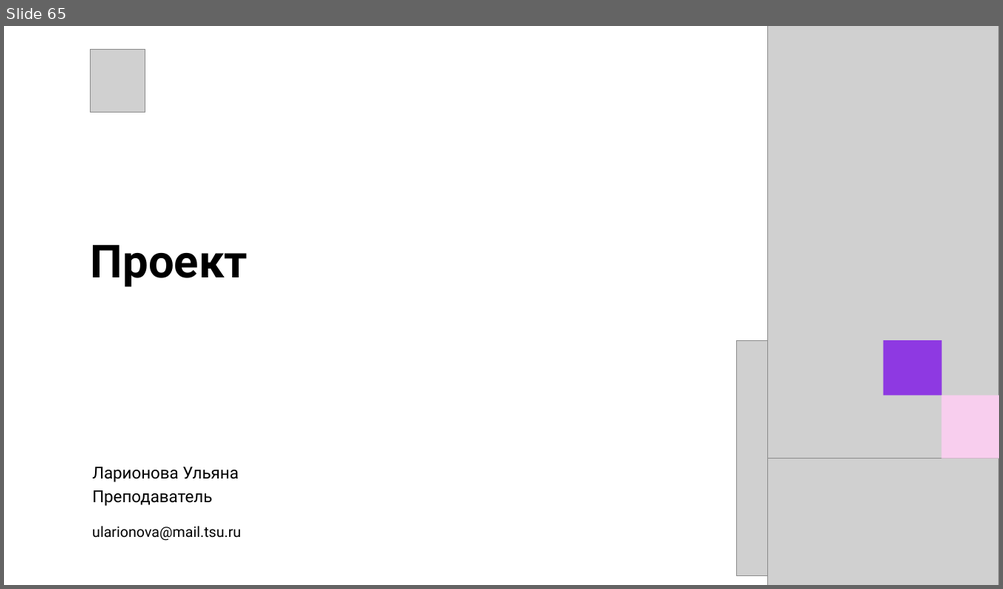
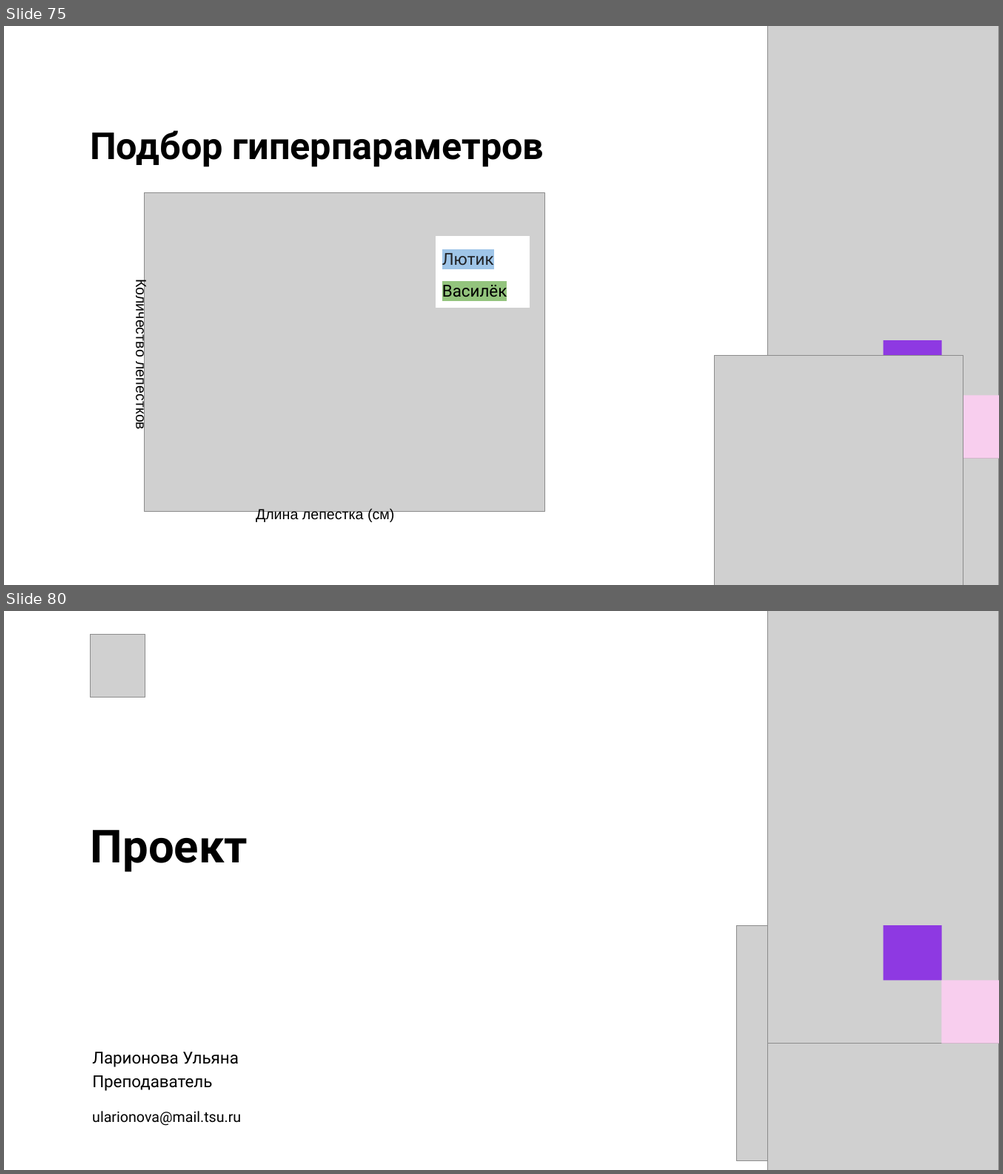
Before and after one commit to Ulatel/course_tsu_2026, a slide deck: Модуль 1. Введение в ML/1_Лекция.pptx. Shown one above the other, each under a label of ours: slide 65 before the commit, slides 75 and 80 after it; the slides between them are not shown. The pictures are 1003x589 and 1003x1174 pixels, drawn with LibreOffice and Linux fonts; fonts in the diff are those of the drawing; grey boxes stand for pictures. Boxes give left, top, right and bottom in pixels: in the first picture for what was removed or moved away, otherwise in the second. Text is boxed around its words. In the diff, an @@ line names an element or a change of style, - is before the commit and + after.

```diff
--- a/Модуль 1. Введение в ML/1_Лекция.pptx
+++ b/Модуль 1. Введение в ML/1_Лекция.pptx
@@ slide 75 added at bbox=[4, 26, 999, 585], background #FFFFFF @@
@@ text added at bbox=[90, 130, 543, 167], 36 pt, text #000000, bold @@
+Подбор гиперпараметров
@@ picture added at bbox=[145, 193, 545, 511] @@
@@ table added at bbox=[436, 236, 529, 305], 2 rows, 1 columns @@
+Лютик
+Василёк
@@ text added at bbox=[133, 286, 149, 428], 14 pt, text #000000 @@
+Количество лепестков
@@ picture added at bbox=[714, 356, 963, 585] @@
@@ group added at bbox=[767, 26, 999, 585]: 2 pictures, 2 rectangles @@
@@ text added at bbox=[256, 508, 394, 523], 14 pt, text #000000 @@
+Длина лепестка (см)
@@ what was slide 65 is now slide 80 @@
```
Also in this commit, not shown: 2 slides changed, 14 other slides added.
